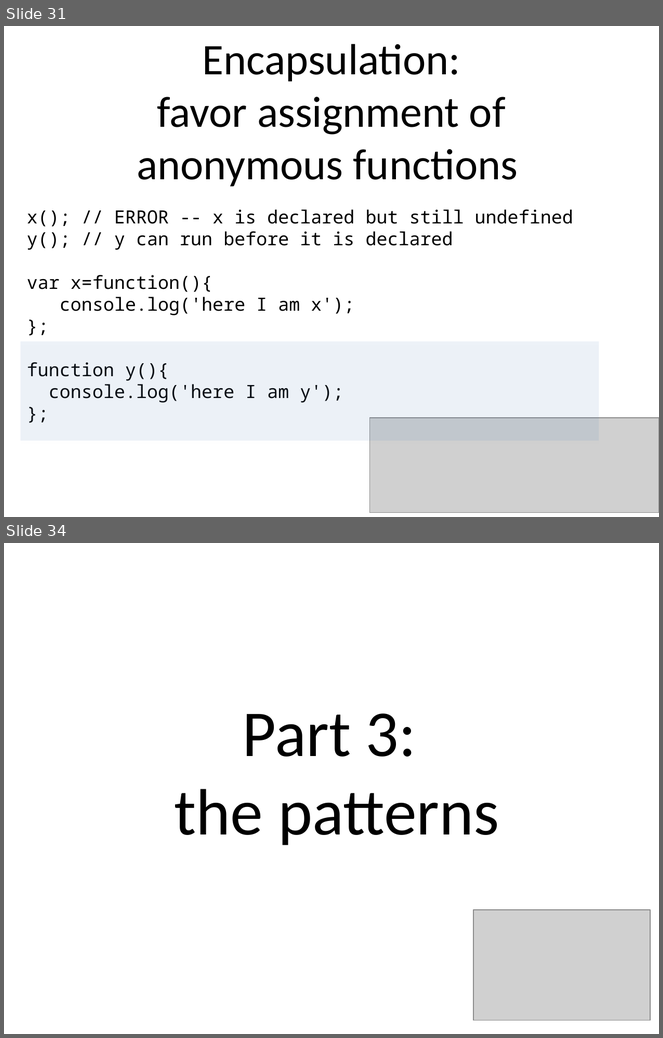
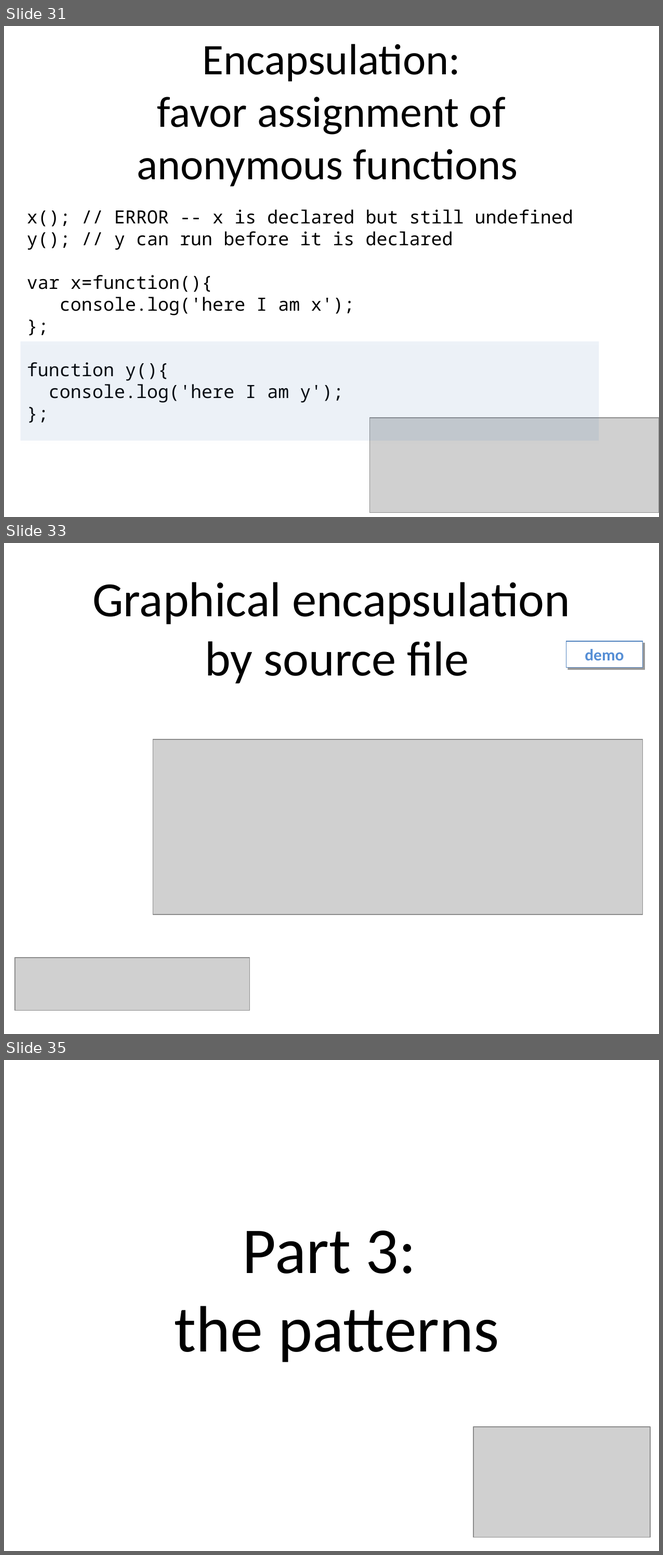
Before and after one commit to benralexander/lv, a slide deck: myD3_latest_c.ppt. Shown one above the other, each under a label of ours: slides 31 and 34 before the commit, slides 31, 33 and 35 after it; the slides between them are not shown. The pictures are 663x1038 and 663x1555 pixels, drawn with LibreOffice and Linux fonts; fonts in the diff are those of the drawing; grey boxes stand for pictures. Boxes give left, top, right and bottom in pixels: in the first picture for what was removed or moved away, otherwise in the second. Text is boxed around its words. In the diff, an @@ line names an element or a change of style, - is before the commit and + after.

```diff
--- a/myD3_latest_c.ppt
+++ b/myD3_latest_c.ppt
@@ slide 33 added at (4,543,659,1034), background #FFFFFF @@
@@ title added at (92,582,570,684), 54 pt, text #000000 @@
+Graphical encapsulation
+by source file
@@ rectangle added at (566,641,643,667), fill #FFFFFF, outline #4F81BD 0.99 pt, 18 pt, text #558ED5, bold @@
+demo
@@ picture added at (153,740,643,915) @@
@@ picture added at (15,958,249,1011) @@
@@ what was slide 34 is now slide 35 @@
```
Also in this commit, not shown: 18 slides changed, 1 other slide added, 1 slide removed, 3 other files.
